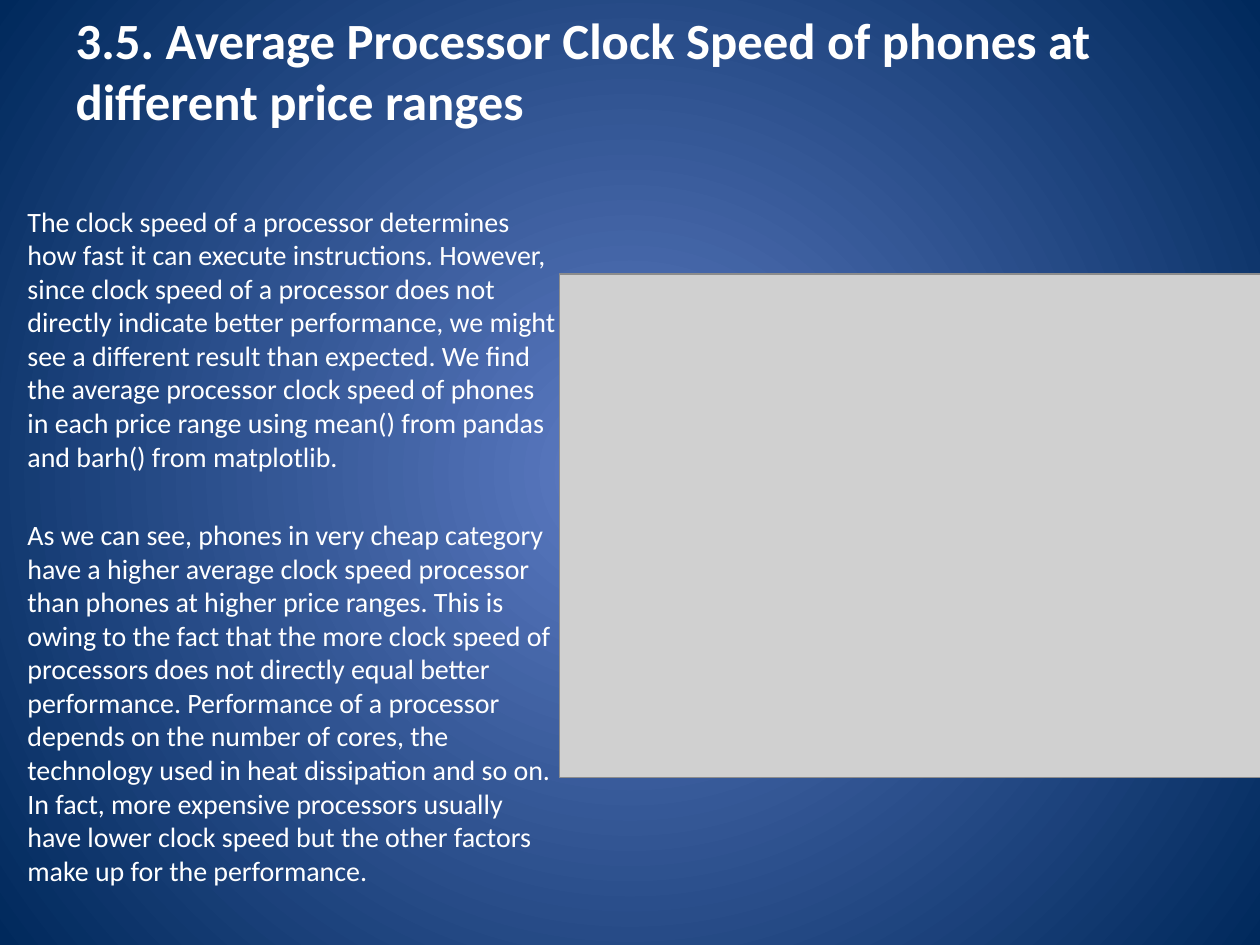
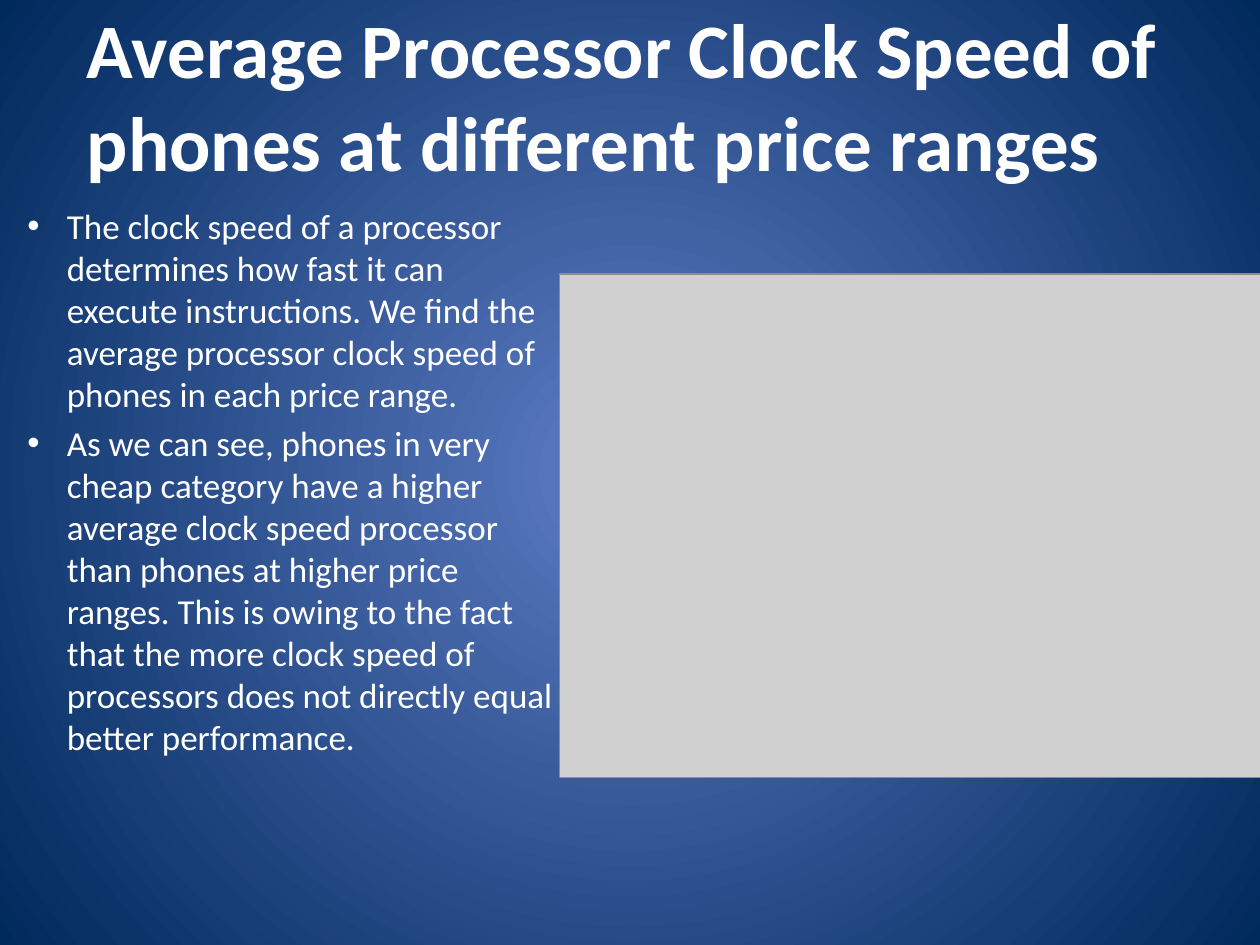
Before and after one commit to debjitg97/Mobile-Price-Classifier, a slide deck: slide 15 of Mobile Price Prediction Using KNN Classifier.pptx. Drawn at 1260x945 pixels with LibreOffice and Linux fonts; fonts in the diff are those of the drawing; grey boxes stand for pictures. Boxes give left, top, right and bottom in pixels: in the first picture for what was removed or moved away, otherwise in the second. Text is boxed around its words. In the diff, an @@ line names an element or a change of style, - is before the commit and + after.

```diff
--- a/Mobile Price Prediction Using KNN Classifier.pptx
+++ b/Mobile Price Prediction Using KNN Classifier.pptx
@@ title at (87,24,1156,184): text changed; size 29 to 44 pt @@
-3.5. Average Processor Clock Speed of phones at different price ranges
+Average Processor Clock Speed of phones at different price ranges
@@ text at (67,214,552,756): text changed; size 16 to 20 pt @@
-The clock speed of a processor determines how fast it can execute instructions. However, since clock speed of a processor does not directly indicate better performance, we might see a different result than expected. We find the average processor clock speed of phones in each price range using mean() from pandas and barh() from matplotlib.
-As we can see, phones in very cheap category have a higher average clock speed processor than phones at higher price ranges. This is owing to the fact that the more clock speed of processors does not directly equal better performance. Performance of a processor depends on the number of cores, the technology used in heat dissipation and so on. In fact, more expensive processors usually have lower clock speed but the other factors make up for the performance.
+• The clock speed of a processor determines how fast it can execute instructions. We find the average processor clock speed of phones in each price range.
+• As we can see, phones in very cheap category have a higher average clock speed processor than phones at higher price ranges. This is owing to the fact that the more clock speed of processors does not directly equal better performance.
```
Also in this commit, not shown: 22 other slides changed.
